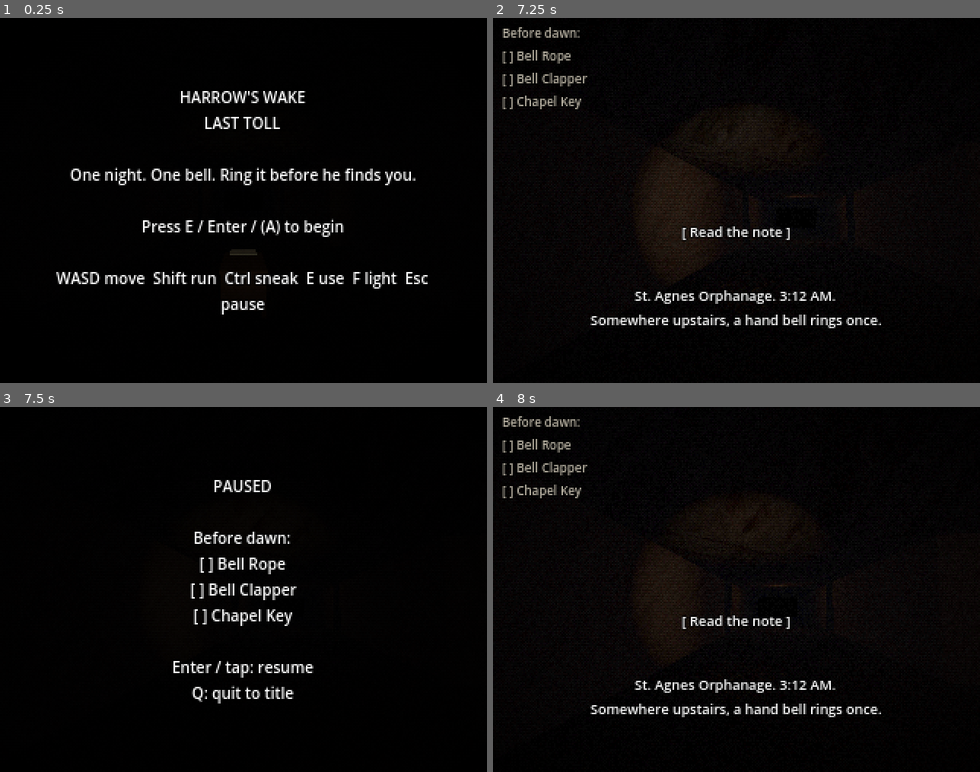
Above: before the commit, frames 1-4 (two rows, left to right).
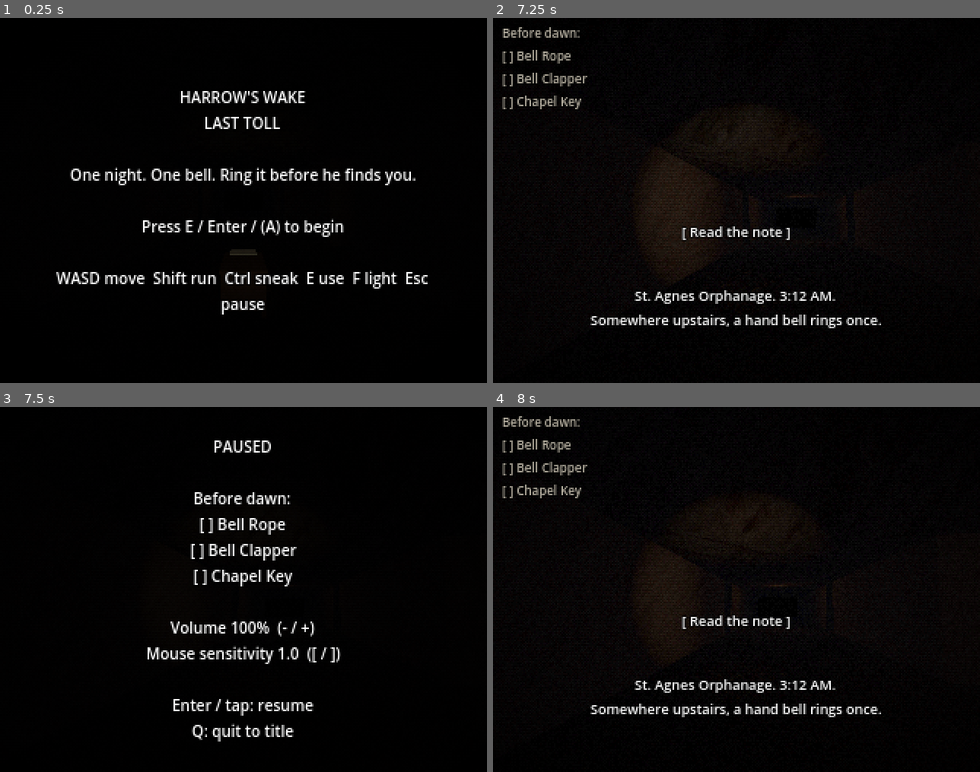
Above: after the commit, the same moments.

Repository: Tylerlikesps4/Harrows-Wake-Last-Toll
Game: Godot game, scene res://scenes/main.tscn
The game is run twice, just before and just after one commit, with the same random seed, the same clock (stepped at 60 frames per second) and the same inputs.
Inputs (mouse positions are in pixels of both pictures, inside the frame that each line leads up to):
- Up to frame 1 (0.25 s): no input
- Up to frame 2 (7.25 s): tap Enter at 0.5, 2.75, 5, 6.6 s; move the mouse to (712, 273) at 0.52 s; hold F (light) 0.53-1.28 s; hold W (move_forward) 0.53-2.03 s; click (712, 273) at 0.67 s; tap Space at 0.77, 1.52, 2, 3.5, 3.77, 4.52, 5.75, 6.77 s; tap Shift (run) at 0.8, 1.35, 5.3 s; move the mouse to (775, 204) at 1.27 s; click (775, 204) at 1.42 s; tap E (use) at 1.55, 3.8 s; move the mouse to (590, 145) at 2.02 s; hold A (move_left) 2.03-2.75 s; hold E (use) 2.03-2.75 s; click (590, 145) at 2.17 s; tap F (light) at 2.3, 4.55 s; drag from (760, 200) to (590, 145) at 2.77 s; move the mouse to (717, 193) at 3.52 s; hold Shift (run) 3.53-4.28 s; hold W (move_forward) 3.53-5.75 s; click (717, 193) at 3.67 s; tap Escape (pause) at 4.15 s; move the mouse to (760, 200) at 4.27 s; tap Ctrl (sneak) at 4.35 s; click (760, 200) at 4.42 s; move the mouse to (639, 218) at 5.02 s; hold E (use) 5.03-5.75 s; click (639, 218) at 5.17 s; drag from (785, 120) to (639, 218) at 5.77 s; move the mouse to (731, 207) at 6.52 s; hold W (move_forward) from 6.53 s (still down); hold F (light) from 6.53 s (still down); click (731, 207) at 6.67 s
- Up to frame 3 (7.5 s): keep holding W (move_forward); move the mouse to (282, 593) at 7.27 s; release F (light) at 7.28 s; tap P at 7.35 s; click (282, 593) at 7.42 s
- Up to frame 4 (8 s): keep holding W (move_forward); tap Space at 7.52 s; tap Shift (run) at 7.55 s

Frames 1-2 are identical in both runs. In frame 3, 6.2% of the frame differs, in the area x 30-70%, y 9-92%; in frame 4, nothing differs.

Commit message:
Pause menu volume and sensitivity

Diff:
--- a/scripts/main.gd
+++ b/scripts/main.gd
@@ -685,9 +685,24 @@
 	if mode == "play":
 		mode = "pause"
 		Input.mouse_mode = Input.MOUSE_MODE_VISIBLE
-		_show_overlay("PAUSED\n\n%s\n\nEnter / tap: resume\nQ: quit to title" % objective())
+		_show_pause()
 	elif mode == "pause":
 		_resume()
+
+
+var master_vol: float = 1.0
+
+
+func _show_pause() -> void:
+	_show_overlay("PAUSED\n\n%s\n\nVolume %d%%  (- / +)\nMouse sensitivity %.1f  ([ / ])\n\nEnter / tap: resume\nQ: quit to title" % [objective(), roundi(master_vol * 100.0), player.mouse_sens / 0.0025])
+
+
+func adjust_settings(dvol: float, dsens: float) -> void:
+	master_vol = clampf(master_vol + dvol, 0.0, 1.0)
+	player.mouse_sens = clampf(player.mouse_sens + dsens * 0.0025, 0.0005, 0.01)
+	AudioServer.set_bus_volume_db(0, linear_to_db(maxf(master_vol, 0.0001)))
+	if mode == "pause":
+		_show_pause()
 
 
 func _resume() -> void:
@@ -738,6 +753,12 @@
 				_resume()
 			elif e is InputEventKey and e.pressed and e.physical_keycode == KEY_Q:
 				_to_title()
+			elif e is InputEventKey and e.pressed:
+				match e.physical_keycode:
+					KEY_MINUS, KEY_KP_SUBTRACT: adjust_settings(-0.1, 0.0)
+					KEY_EQUAL, KEY_KP_ADD: adjust_settings(0.1, 0.0)
+					KEY_BRACKETLEFT: adjust_settings(0.0, -0.25)
+					KEY_BRACKETRIGHT: adjust_settings(0.0, 0.25)
 		"read":
 			if e.is_action_pressed("use") or e.is_action_pressed("pause"):
 				_resume()
--- a/tests/smoke.gd
+++ b/tests/smoke.gd
@@ -202,3 +202,7 @@
 	var fast: float = m.bellman.bell_interval()
 	ok(fast < slow, "bell rings faster in a chase (%.2f s vs %.2f s)" % [fast, slow])
 	m.bellman.rest()
+	# settings (pause menu)
+	m.adjust_settings(-0.3, 0.5)
+	ok(absf(m.master_vol - 0.7) < 0.01 and m.player.mouse_sens > 0.0025, "pause settings change volume and sensitivity")
+	m.adjust_settings(0.3, -0.5)
Not shown, changed: DEVLOG.md
